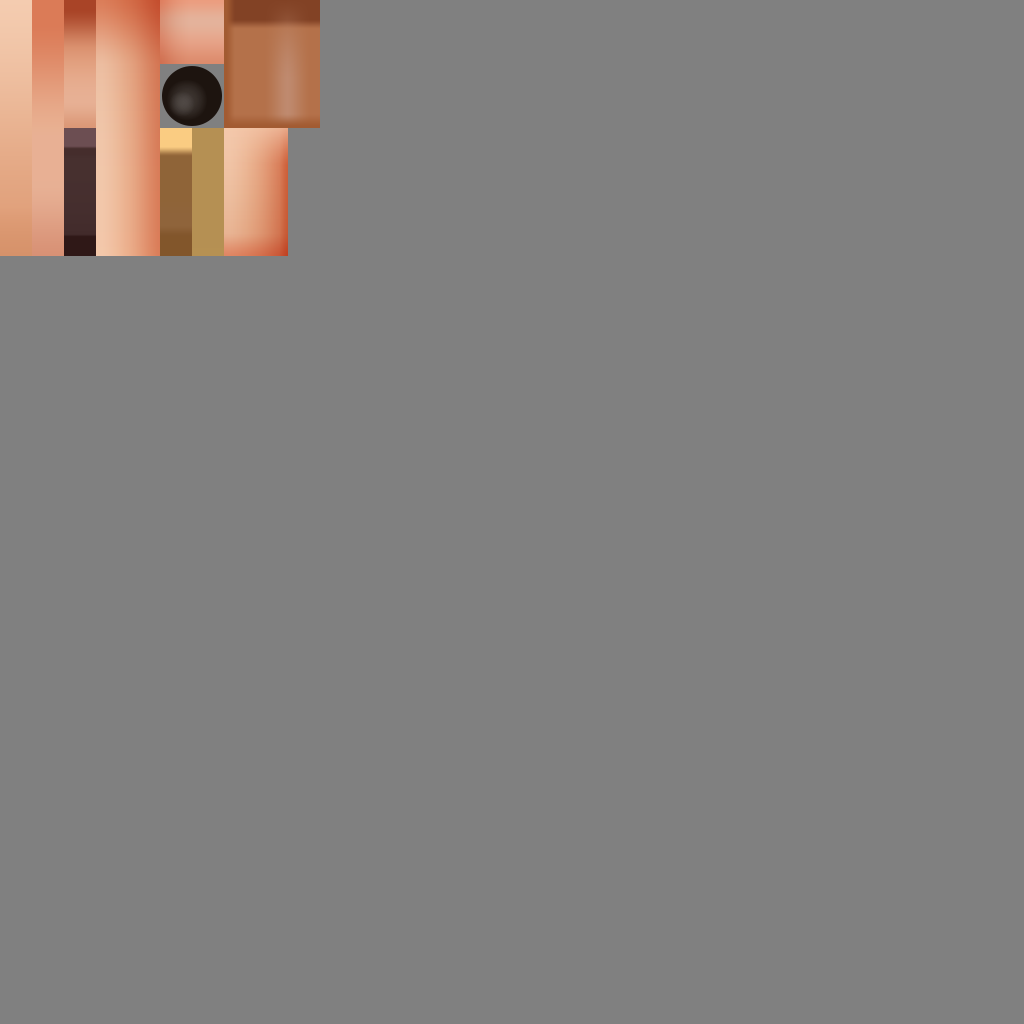
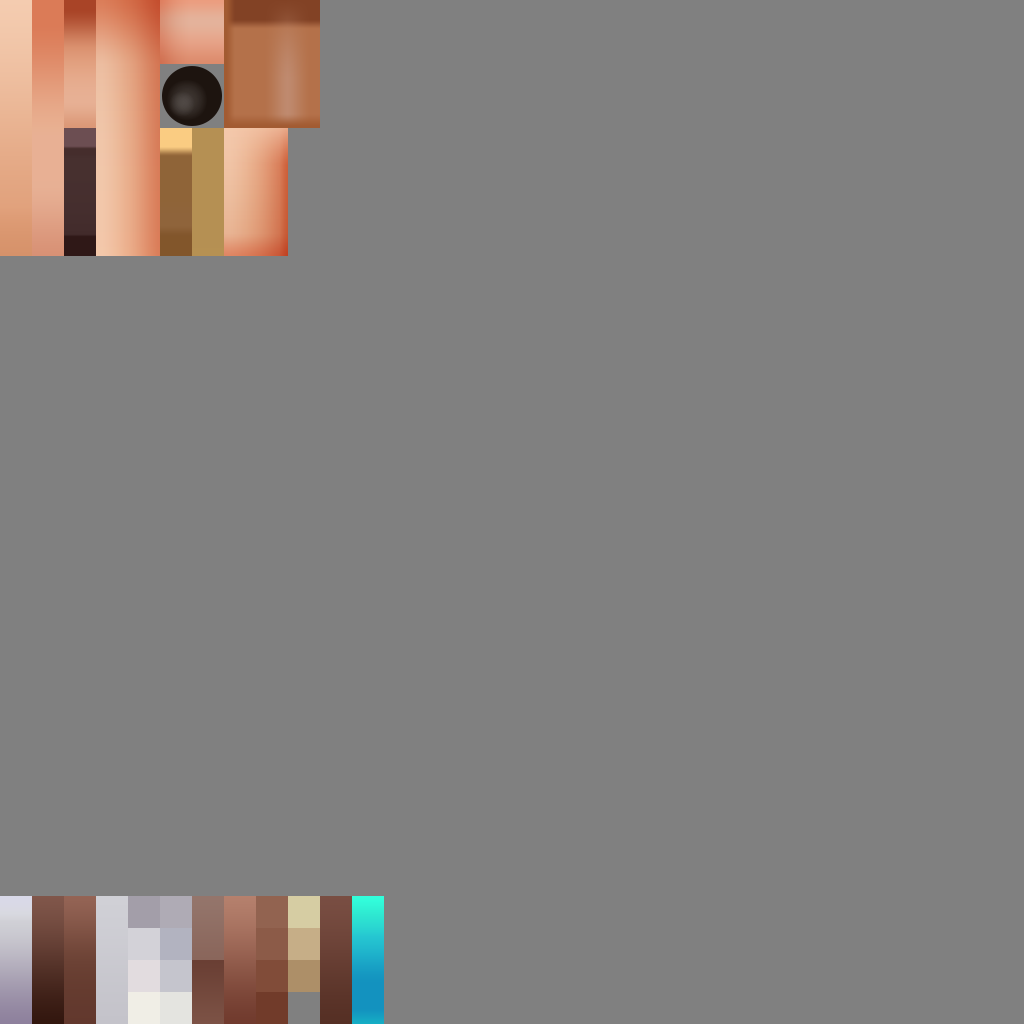
Revision of a layered (1024, 1024) image; what changed, layer by layer:
added group "武器" with 29 layers above "矩形 1" over [0, 896, 384, 1024]
added group "法杖" with 2 layers in group "武器" over [320, 896, 384, 1024]
added layer "矩形 5 拷贝" in group "法杖" over [352, 896, 384, 1024]
added layer "矩形 5" in group "法杖" over [320, 896, 352, 1024]
added group "弓" with 8 layers in group "武器" over [224, 896, 320, 1024]
added layer "矩形 4 拷贝 4" in group "弓" over [256, 960, 288, 992]
added layer "矩形 4 拷贝 3" in group "弓" over [256, 928, 288, 960]
added layer "矩形 4 拷贝 7" in group "弓" over [288, 960, 320, 992]
added layer "矩形 4 拷贝 6" in group "弓" over [288, 928, 320, 960]
added layer "矩形 4 拷贝 5" in group "弓" over [288, 896, 320, 928]
added layer "矩形 4 拷贝 2" in group "弓" over [256, 896, 288, 928]
added layer "矩形 4 拷贝" in group "弓" over [256, 992, 288, 1024]
added layer "矩形 4" in group "弓" over [224, 896, 256, 1024]
added group "斧" with 11 layers in group "武器" over [96, 896, 224, 1024]
added layer "矩形 3 拷贝 12" in group "斧" over [160, 992, 192, 1024]
added layer "矩形 3 拷贝 11" in group "斧" over [160, 960, 192, 992]
added layer "矩形 3 拷贝 10" in group "斧" over [160, 928, 192, 960]
added layer "矩形 3 拷贝 14" in group "斧" over [192, 896, 224, 960]
added layer "矩形 3 拷贝 13" in group "斧" over [192, 960, 224, 1024]
added layer "矩形 3 拷贝 4" in group "斧" over [96, 896, 128, 1024]
added group "剑" with 4 layers in group "武器" over [0, 896, 96, 1024]
added layer "矩形 3 拷贝 2" in group "剑" over [64, 896, 96, 1024]
added layer "矩形 3 拷贝" in group "剑" over [32, 896, 64, 1024]
added layer "矩形 3" in group "剑" over [0, 896, 32, 1024]
…and 5 more changes (5 added)
